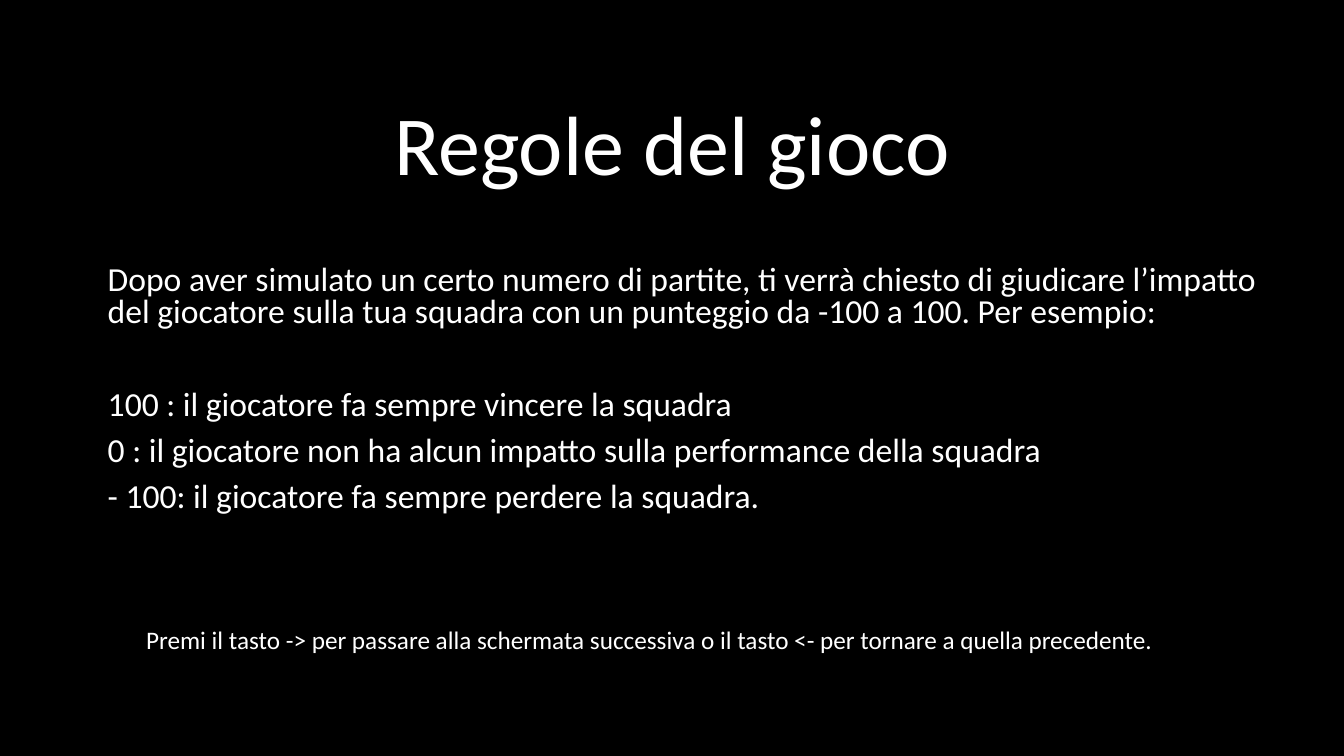
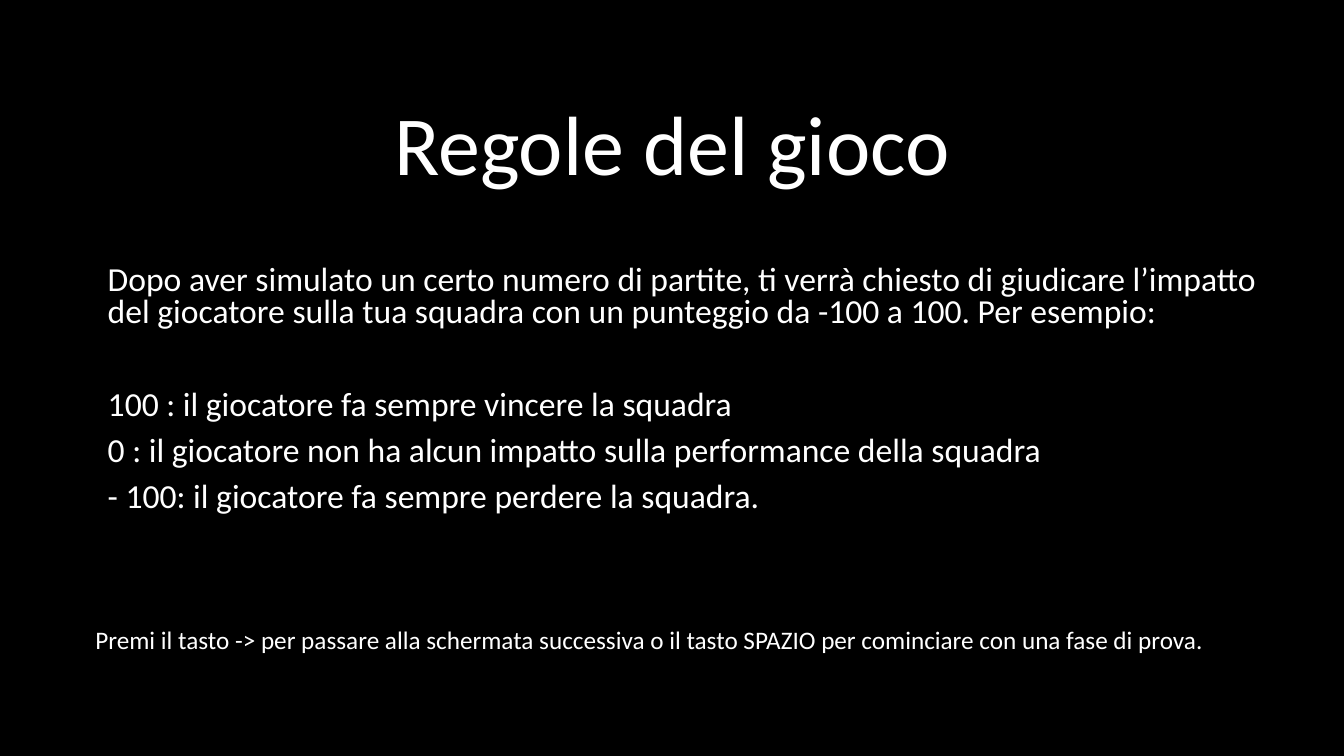
Before and after one commit to martina-p/volleyball-task, a slide deck: slide 6 of instructions-to-be-modified/instructions-to-be-modified.pptx. Drawn at 1344x756 pixels with LibreOffice and Linux fonts; fonts in the diff are those of the drawing. Boxes give left, top, right and bottom in pixels: in the first picture for what was removed or moved away, otherwise in the second. Text is boxed around its words. In the diff, an @@ line names an element or a change of style, - is before the commit and + after.

```diff
--- a/instructions-to-be-modified/instructions-to-be-modified.pptx
+++ b/instructions-to-be-modified/instructions-to-be-modified.pptx
@@ text at [95,631,1202,653]: text changed @@
-Premi il tasto -> per passare alla schermata successiva o il tasto <- per tornare a quella precedente.
+Premi il tasto -> per passare alla schermata successiva o il tasto SPAZIO per cominciare con una fase di prova.
```
Also in this commit, not shown: 4 other slides changed, 8 other files.
